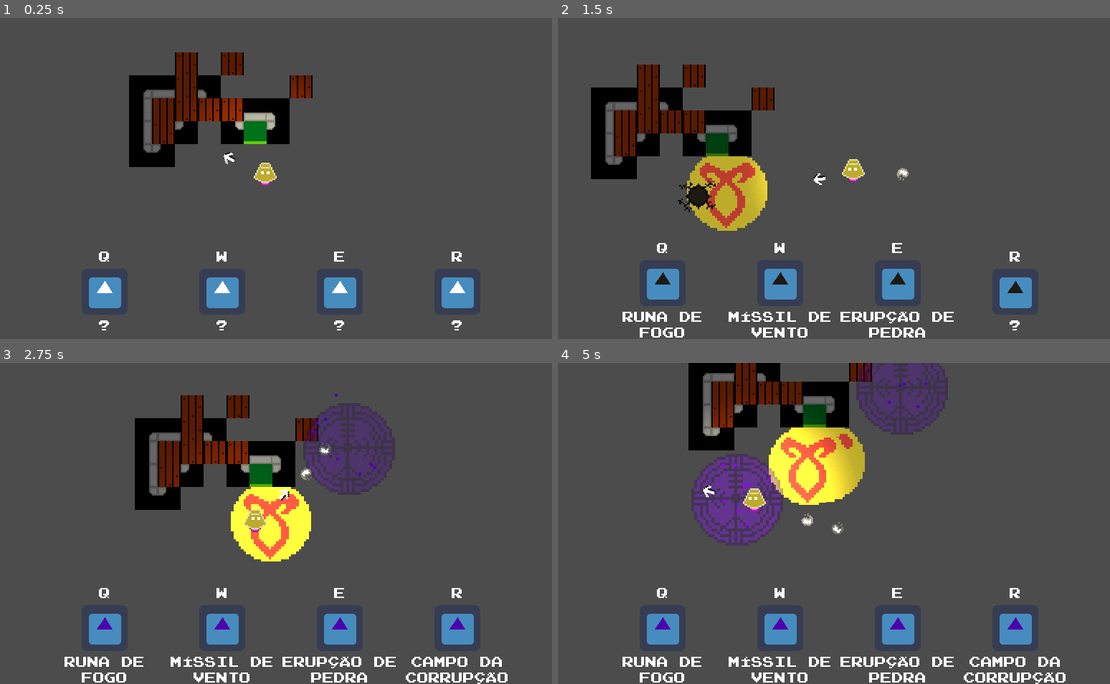
Above: before the commit, frames 1-4 (two rows, left to right).
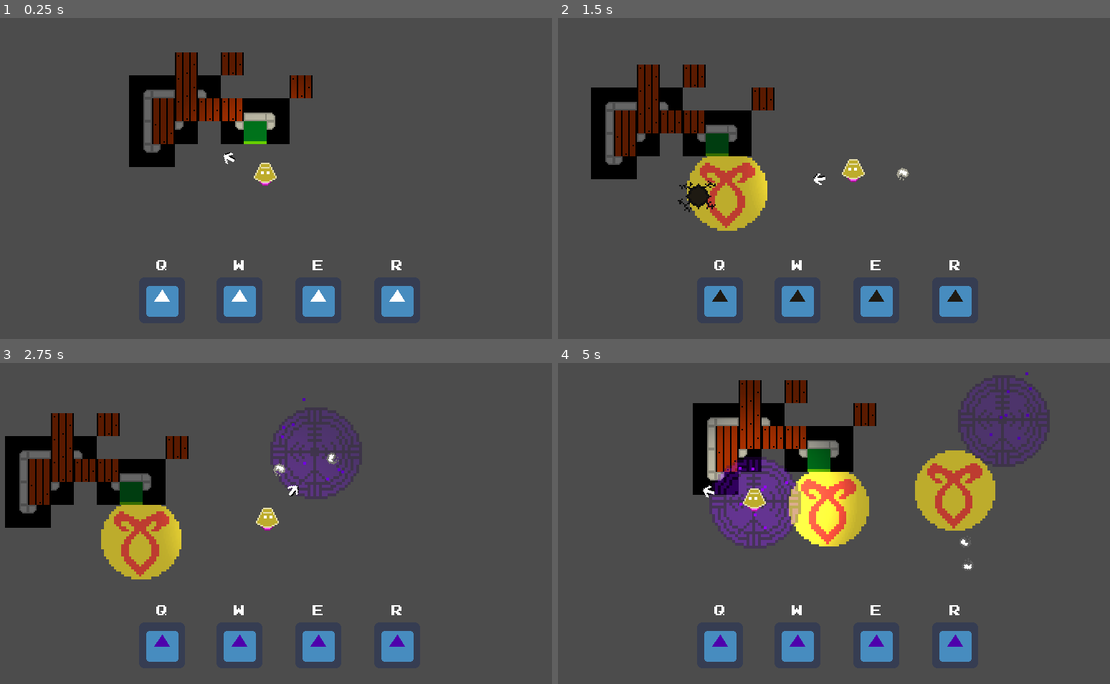
Above: after the commit, the same moments.

Repository: andrebariani/abracajur
Game: Godot game, scene res://src/world/World.tscn
Two runs of this game, one before a commit and one after it. Both use one fixed random seed, a clock stepped at 60 frames per second and the inputs below. The engine's default icon, where the game draws it, is replaced by a stand-in: a white triangle on a blue panel in a dark square.
Inputs (mouse positions are in pixels of both pictures, inside the frame that each line leads up to):
- Up to frame 1 (0.25 s): no input
- Up to frame 2 (1.5 s): tap Enter at 0.5 s; move the mouse to (949, 162) at 0.52 s; hold W 0.53-1.28 s; tap Q at 0.6 s; tap Space (ui_select) at 0.77 s; move the mouse to (707, 194) at 1.27 s; tap E at 1.35 s
- Up to frame 3 (2.75 s): tap Space (ui_select) at 1.52 s; move the mouse to (320, 452) at 2.02 s; hold W from 2.03 s (still down); tap R at 2.1 s
- Up to frame 4 (5 s): move the mouse to (795, 587) at 2.77 s; tap Q at 2.85 s; tap Space (ui_select) at 3.02, 3.77, 4.52 s; move the mouse to (994, 571) at 3.52 s; release W at 3.53 s; tap E at 3.6 s; move the mouse to (651, 475) at 4.27 s; tap R at 4.35 s

The runs differ from the first frame. In frame 1, 4.3% of the frame differs, in the area x 16-86%, y 72-98%; in frame 2, 5.5%; in frame 3, 25%; in frame 4, 26%, in the area x 11-92%, y 0-100%.

Commit message:
torreta com barrage

Diff:
--- a/src/enemies/TurretEnemy.gd
+++ b/src/enemies/TurretEnemy.gd
@@ -69,17 +69,22 @@
 	spell._set_colors()
 	spell.caster = self
 
-	spell.get_node("SpellHitbox").set_collision_mask(8)
 
 	match (spell.name):
 		"SphereSpell":
 			spell.global_position = spellExit.global_position
 			spell.init(spellExit.global_position.direction_to(player.global_position))
+			spell.get_node("SpellHitbox").set_collision_mask(8)
 		"RaySpell":
 			spell.global_position = spellExit.global_position
-			spell.from_player = false
 			spell.player = player
 			spell.duration = 0.5
+			spell.get_node("SpellHitbox").set_collision_mask(8)
+		"BarrageSpell":
+			spell.global_position = (spellExit.global_position +
+			Vector2(spell.radius, spell.radius) * global_position.direction_to(player.global_position).normalized())
+			spell.player = player
+			spell.set_masker(8)
 
 	var world = get_tree().current_scene
 	world.add_child(spell)
--- a/src/player/Player.tscn
+++ b/src/player/Player.tscn
@@ -35,6 +35,7 @@
 [node name="Player" type="KinematicBody2D"]
 collision_layer = 2
 script = ExtResource( 2 )
+cooldownTeleport = 1
 
 [node name="PlayerBody" parent="." instance=ExtResource( 1 )]
 
--- a/src/spells/BarrageSpell.gd
+++ b/src/spells/BarrageSpell.gd
@@ -5,23 +5,32 @@
 export var shots_count = 4
 var player
 var radius = 8
+var masker = 8
 
 func _ready():
 	spawn_shot()
-
 
 func _on_Timer_timeout():
 	spawn_shot()
 
 func spawn_shot():
-	if !player:
+	if !is_instance_valid(player):
 		return
 
 	$Timer.start(interval)
 	shots_count -= 1
 	var inst = _spawn(projectile)
-	inst.init(player.get_look_vector())
+
+	if player == caster:
+		inst.init(player.get_look_vector())
+	else:
+		inst.get_node("SpellHitbox").set_collision_mask(masker)
+		inst.init(global_position.direction_to(player.global_position))
+
 	inst.get_node("SpellHitbox/CollisionShape2D").get_shape().radius = radius
 
 	if shots_count <= 0:
 		queue_free()
+
+func set_masker(_new):
+	masker = _new
--- a/src/spells/RaySpell.gd
+++ b/src/spells/RaySpell.gd
@@ -27,36 +27,26 @@
 
 
 func launch():
-	if from_player:
-		var look_vector = player.look_vector
+	var look_vector
+	if player == caster:
+		look_vector = player.look_vector
 		var total_radius = player.get_total_radius(0)
 		self.position = player.global_position + Vector2(total_radius, total_radius) * look_vector.normalized()
 		var max_cast_to = look_vector.normalized() * MAX_LENGTH
 		uncle_ray.cast_to = max_cast_to
 
-		if uncle_ray.is_colliding() and look_vector:
-			end.global_position = uncle_ray.get_collision_point()
-			$SpellHitbox.rotation = atan2(look_vector.y, look_vector.x)
-			$SpellHitbox.position = (end.global_position - self.global_position + ($Begin.position - end.position)/2)
-			$SpellHitbox/CollisionShape2D.get_shape().extents = Vector2(end.position.length()/2, 8)
-		else:
-			end.global_position = uncle_ray.cast_to
-
-		beam.rotation = uncle_ray.cast_to.angle()
-		beam.region_rect.end.x = end.position.length()
-
 	else:
-		var look_vector = global_position.direction_to(player.global_position)
+		look_vector = global_position.direction_to(player.global_position)
 		var max_cast_to = look_vector.normalized() * MAX_LENGTH
 		uncle_ray.cast_to = max_cast_to
 
-		if uncle_ray.is_colliding() and look_vector:
-			end.global_position = uncle_ray.get_collision_point()
-			$SpellHitbox.rotation = atan2(look_vector.y, look_vector.x)
-			$SpellHitbox.position = (end.global_position - self.global_position + ($Begin.position - end.position)/2)
-			$SpellHitbox/CollisionShape2D.get_shape().extents = Vector2(end.position.length()/2, 8)
-		else:
-			end.global_position = uncle_ray.cast_to
+	if uncle_ray.is_colliding() and look_vector:
+		end.global_position = uncle_ray.get_collision_point()
+		$SpellHitbox.rotation = atan2(look_vector.y, look_vector.x)
+		$SpellHitbox.position = (end.global_position - self.global_position + ($Begin.position - end.position)/2)
+		$SpellHitbox/CollisionShape2D.get_shape().extents = Vector2(end.position.length()/2, 8)
+	else:
+		end.global_position = uncle_ray.cast_to
 
-		beam.rotation = uncle_ray.cast_to.angle()
-		beam.region_rect.end.x = end.position.length()
+	beam.rotation = uncle_ray.cast_to.angle()
+	beam.region_rect.end.x = end.position.length()
--- a/src/ui/UI.tscn
+++ b/src/ui/UI.tscn
@@ -25,9 +25,9 @@
 [node name="HBoxContainer" type="HBoxContainer" parent="."]
 anchor_right = 1.0
 anchor_bottom = 1.0
-margin_left = 56.0
+margin_left = 110.0
 margin_top = 143.0
-margin_right = -56.0
+margin_right = -111.0
 grow_horizontal = 2
 grow_vertical = 2
 custom_constants/separation = 0
@@ -39,105 +39,97 @@
 [node name="SpellQ" parent="HBoxContainer" instance=ExtResource( 2 )]
 margin_left = 0.0
 margin_top = 0.0
-margin_right = 72.0
+margin_right = 45.0
 margin_bottom = 83.0
 size_flags_horizontal = 3
 size_flags_vertical = 3
 
 [node name="Letter" parent="HBoxContainer/SpellQ" index="0"]
-margin_top = 8.0
-margin_right = 72.0
-margin_bottom = 16.0
+margin_top = 19.0
+margin_right = 45.0
+margin_bottom = 27.0
 
 [node name="Icon" parent="HBoxContainer/SpellQ" index="1"]
 material = SubResource( 1 )
-margin_left = 20.0
-margin_top = 20.0
-margin_right = 52.0
-margin_bottom = 52.0
+margin_left = 6.0
+margin_top = 31.0
+margin_right = 38.0
+margin_bottom = 63.0
 
 [node name="Label" parent="HBoxContainer/SpellQ" index="2"]
-margin_top = 56.0
 margin_right = 72.0
-margin_bottom = 75.0
 
 [node name="SpellW" parent="HBoxContainer" instance=ExtResource( 2 )]
-margin_left = 72.0
+margin_left = 45.0
 margin_top = 0.0
-margin_right = 144.0
+margin_right = 90.0
 margin_bottom = 83.0
 size_flags_horizontal = 3
 size_flags_vertical = 3
 
 [node name="Letter" parent="HBoxContainer/SpellW" index="0"]
-margin_top = 8.0
-margin_right = 72.0
-margin_bottom = 16.0
+margin_top = 19.0
+margin_right = 45.0
+margin_bottom = 27.0
 text = "W"
 
 [node name="Icon" parent="HBoxContainer/SpellW" index="1"]
 material = SubResource( 1 )
-margin_left = 20.0
-margin_top = 20.0
-margin_right = 52.0
-margin_bottom = 52.0
+margin_left = 6.0
+margin_top = 31.0
+margin_right = 38.0
+margin_bottom = 63.0
 
 [node name="Label" parent="HBoxContainer/SpellW" index="2"]
-margin_top = 56.0
 margin_right = 72.0
-margin_bottom = 75.0
 
 [node name="SpellE" parent="HBoxContainer" instance=ExtResource( 2 )]
-margin_left = 144.0
+margin_left = 90.0
 margin_top = 0.0
-margin_right = 216.0
+margin_right = 135.0
 margin_bottom = 83.0
 size_flags_horizontal = 3
 size_flags_vertical = 3
 
 [node name="Letter" parent="HBoxContainer/SpellE" index="0"]
-margin_top = 8.0
-margin_right = 72.0
-margin_bottom = 16.0
+margin_top = 19.0
+margin_right = 45.0
+margin_bottom = 27.0
 text = "E"
 
 [node name="Icon" parent="HBoxContainer/SpellE" index="1"]
 material = SubResource( 1 )
-margin_left = 20.0
-margin_top = 20.0
-margin_right = 52.0
-margin_bottom = 52.0
+margin_left = 6.0
+margin_top = 31.0
+margin_right = 38.0
+margin_bottom = 63.0
 
 [node name="Label" parent="HBoxContainer/SpellE" index="2"]
-margin_top = 56.0
 margin_right = 72.0
-margin_bottom = 75.0
 
 [node name="SpellR" parent="HBoxContainer" instance=ExtResource( 2 )]
-margin_left = 216.0
+margin_left = 135.0
 margin_top = 0.0
-margin_right = 290.0
+margin_right = 181.0
 margin_bottom = 83.0
 size_flags_horizontal = 3
 size_flags_vertical = 3
 
 [node name="Letter" parent="HBoxContainer/SpellR" index="0"]
-margin_top = 8.0
-margin_right = 74.0
-margin_bottom = 16.0
+margin_top = 19.0
+margin_right = 46.0
+margin_bottom = 27.0
 text = "R"
 
 [node name="Icon" parent="HBoxContainer/SpellR" index="1"]
 material = SubResource( 1 )
-margin_left = 21.0
-margin_top = 20.0
-margin_right = 53.0
-margin_bottom = 52.0
+margin_left = 7.0
+margin_top = 31.0
+margin_right = 39.0
+margin_bottom = 63.0
 
 [node name="Label" parent="HBoxContainer/SpellR" index="2"]
-margin_top = 56.0
 margin_right = 74.0
-margin_bottom = 75.0
 
 [editable path="HBoxContainer/SpellQ"]
 
--- a/src/ui/UISpell.tscn
+++ b/src/ui/UISpell.tscn
@@ -17,9 +17,9 @@
 }
 
 [node name="Letter" type="Label" parent="."]
-margin_top = 16.0
+margin_top = 28.0
 margin_right = 116.0
-margin_bottom = 24.0
+margin_bottom = 36.0
 grow_horizontal = 2
 grow_vertical = 2
 custom_fonts/font = ExtResource( 4 )
@@ -32,9 +32,9 @@
 [node name="Icon" type="TextureRect" parent="."]
 material = ExtResource( 1 )
 margin_left = 42.0
-margin_top = 28.0
+margin_top = 40.0
 margin_right = 74.0
-margin_bottom = 60.0
+margin_bottom = 72.0
 grow_horizontal = 2
 grow_vertical = 2
 rect_min_size = Vector2( 32, 32 )
@@ -47,15 +47,16 @@
 }
 
 [node name="Label" type="Label" parent="."]
-margin_top = 64.0
+visible = false
+margin_top = 56.0
 margin_right = 116.0
-margin_bottom = 83.0
+margin_bottom = 75.0
 grow_horizontal = 2
 grow_vertical = 2
 size_flags_vertical = 1
 custom_fonts/font = ExtResource( 4 )
-text = "
-"
+text = "EXPLOSÃO DE
+FOGO"
 align = 1
 valign = 1
 autowrap = true
--- a/src/world/World.tscn
+++ b/src/world/World.tscn
@@ -78,9 +78,10 @@
 [node name="Clock" parent="YSort/Enemies" instance=ExtResource( 3 )]
 position = Vector2( 411, -17 )
 blink_material = SubResource( 2 )
+cooldown = 5
 
 [node name="MagicSystem" type="Node" parent="."]
 script = ExtResource( 4 )
+[connection signal="cast_spell" from="MagicSystem" to="CanvasLayer/UI" method="_on_MagicSystem_cast_spell"]
 [connection signal="cast_spell" from="MagicSystem" to="YSort/Player" method="_on_MagicSystem_cast_spell"]
-[connection signal="cast_spell" from="MagicSystem" to="CanvasLayer/UI" method="_on_MagicSystem_cast_spell"]
 [connection signal="reset_spells" from="MagicSystem" to="CanvasLayer/UI" method="_on_MagicSystem_reset_spells"]
Not shown: 2 places in src/enemies/Clock.tscn that only renumber resources
Not shown: 2 places in src/enemies/TurretEnemy.tscn that only renumber resources
